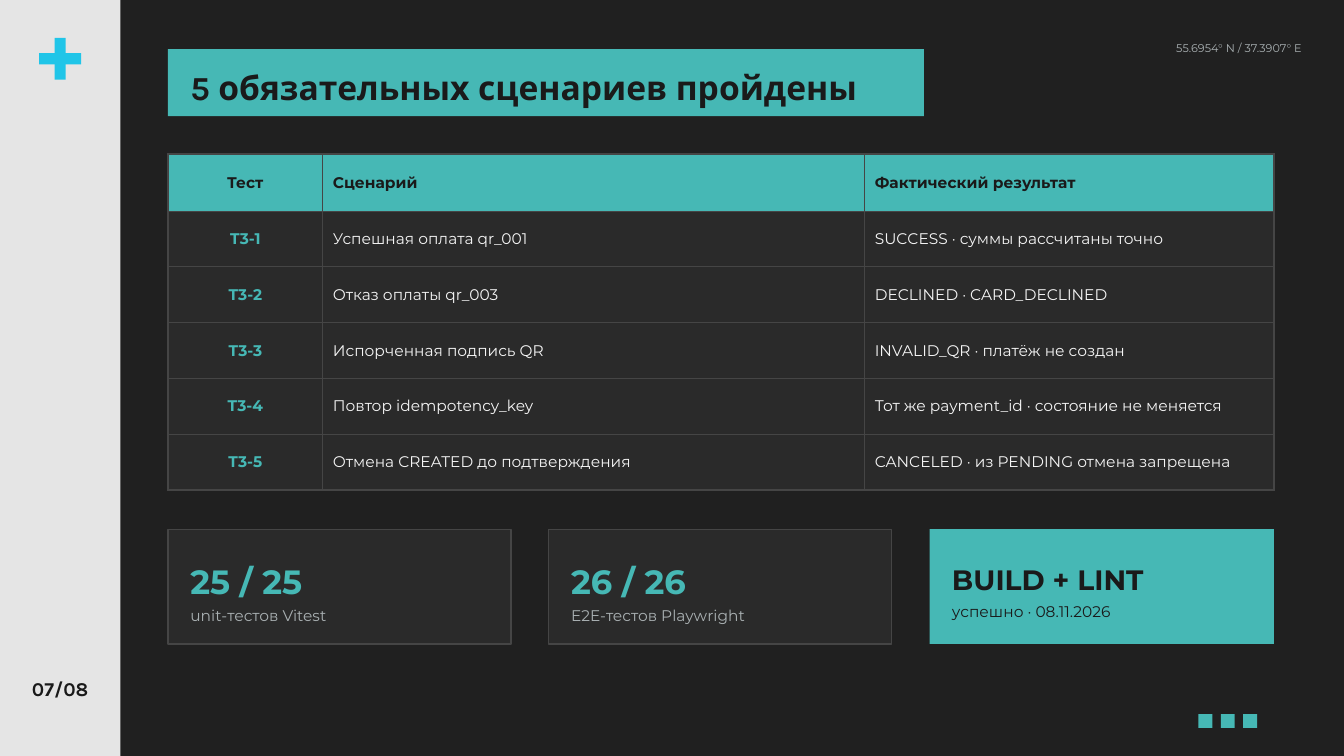
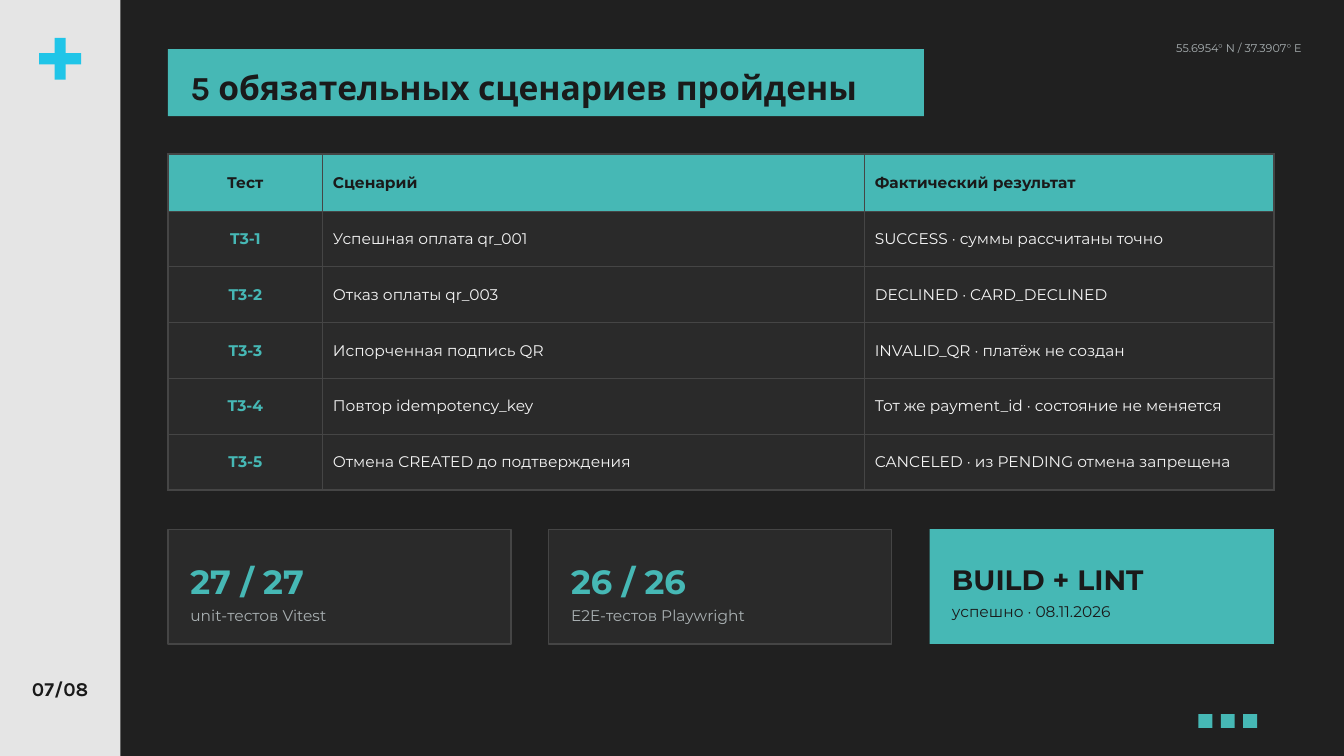
Before and after one commit to Internet-hero/spasibo-tips, a slide deck: slide 7 of presentation/online-tips/online-tips.pptx. Drawn at 1344x756 pixels with LibreOffice and Linux fonts; fonts in the diff are those of the drawing. Boxes give left, top, right and bottom in pixels: in the first picture for what was removed or moved away, otherwise in the second. Text is boxed around its words. In the diff, an @@ line names an element or a change of style, - is before the commit and + after.

```diff
--- a/presentation/online-tips/online-tips.pptx
+++ b/presentation/online-tips/online-tips.pptx
@@ text at [190,570,304,594]: text changed @@
-25 / 25
+27 / 27
```
Also in this commit, not shown: 8 other files.
